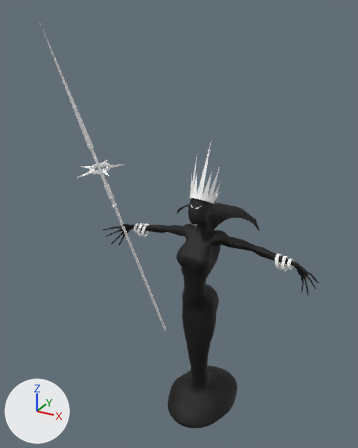
Before and after pictures for a commit that changed the FBX model Assets/Resources/meshes/units/luma.FBX.
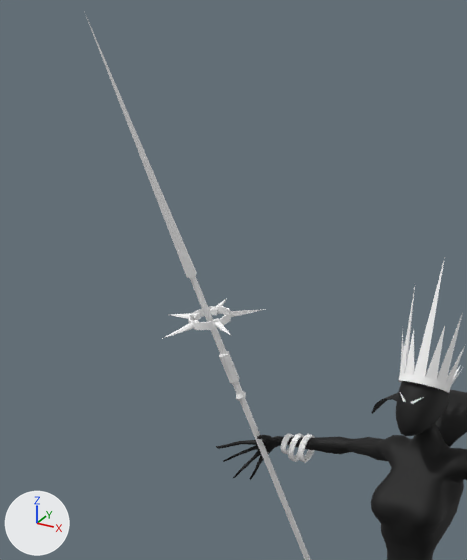
The first picture shows the older version from a 50 mm lens placed at (0.155, -0.33, 0.342), pointed at (-0.027, 0.0, 0.177). The close-ups show both versions on the part from 0% to 62% of the width and 4% to 63% of the height of that picture; other places that the commit changed are outside them. Arrows for +X, +Y and +Z are at lower left; the lights stay in place. Where no turn or scale is listed for an object, it has been applied to the vertices. Vertices at the same position are counted once.

Names of what the first close-up shows: 'cape', 'crown', 'luma body', 'spear', 'spear ring'.
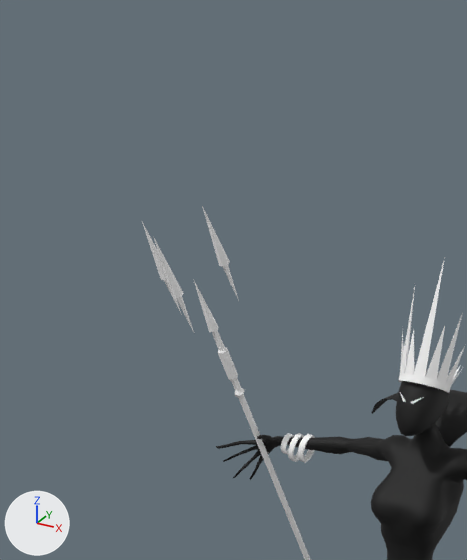
The newer file is also turned or shifted as a whole; pictures and numbers use the older file's frame.

The edits, one by one:
me_mesh_002 has 62 vertices, 120 faces and spans x -0.024..0.019, y -0.056..0.042, z -0.129..0.176.
me_mesh_002 is used by ob_spear; location (-0.086, 0.0053, 0.1572).
me_mesh_002 part 1: all 42 vertices in x -0.008..-0.001, y -0.016..-0.006, z 0.023..0.047 are moved by (0.0, 0.0, 0.002).
me_mesh_002 part 2: all 12 vertices in x -0.013..-0.009, y -0.027..-0.024, z 0.079..0.081 are moved by (0.003, 0.007, -0.023).
me_mesh_002 part 3: the 1 vertex in x -0.024, y -0.056, z 0.176 is moved by (0.013, 0.031, -0.097).
Mesh me_mesh_003_1 is new.
It has 42 vertices, 72 faces and spans x -0.0219..0.0051, y -0.0326..0.0026, z 0.0192..0.0675.
It uses material mat_glossy_white (white #ffffff).
Object 'spear ring' (ob_spear_ring) is deleted.
Object 'spear prongs' (ob_spear_prongs) is new; it shows me_mesh_003_1.
Its location is (-0.0914, -0.0073, 0.197).

What differs and where, as boxes (x1, y1, x2, y2) in the close-ups (467 x 560 px; the box of a moved part takes in the faces that stretch with it):
'spear', reshaped
    before: (85, 14, 311, 560)
    after: (193, 279, 311, 560)
'spear prongs', added
    after: (142, 206, 239, 332)
'spear ring', deleted
    before: (162, 299, 266, 339)
part 1 of me_mesh_002, moved or reshaped
    before: (219, 351, 246, 402)
    after: (218, 347, 245, 399)
part 2 of me_mesh_002, moved or reshaped
    before: (190, 276, 226, 354)
    after: (212, 330, 225, 351)
part 3 of me_mesh_002, moved or reshaped
    before: (85, 14, 197, 278)
    after: (193, 279, 218, 332)
